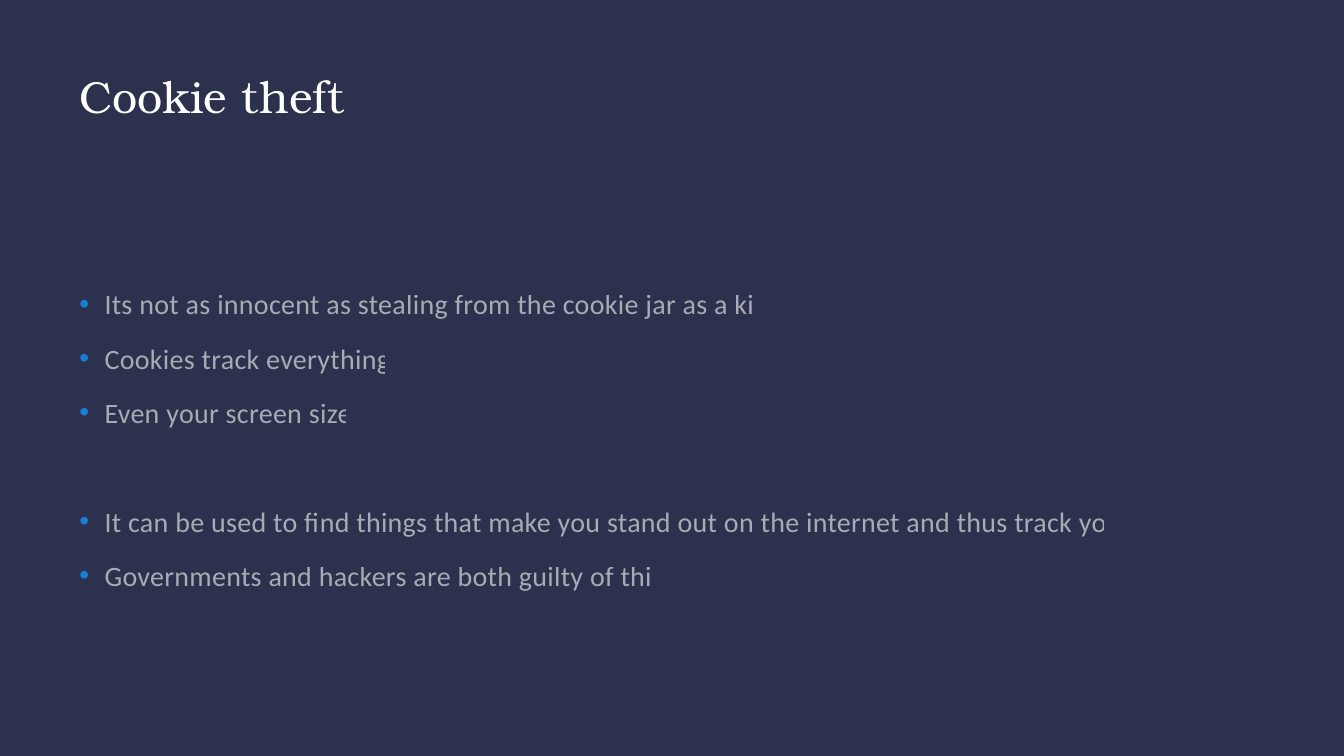
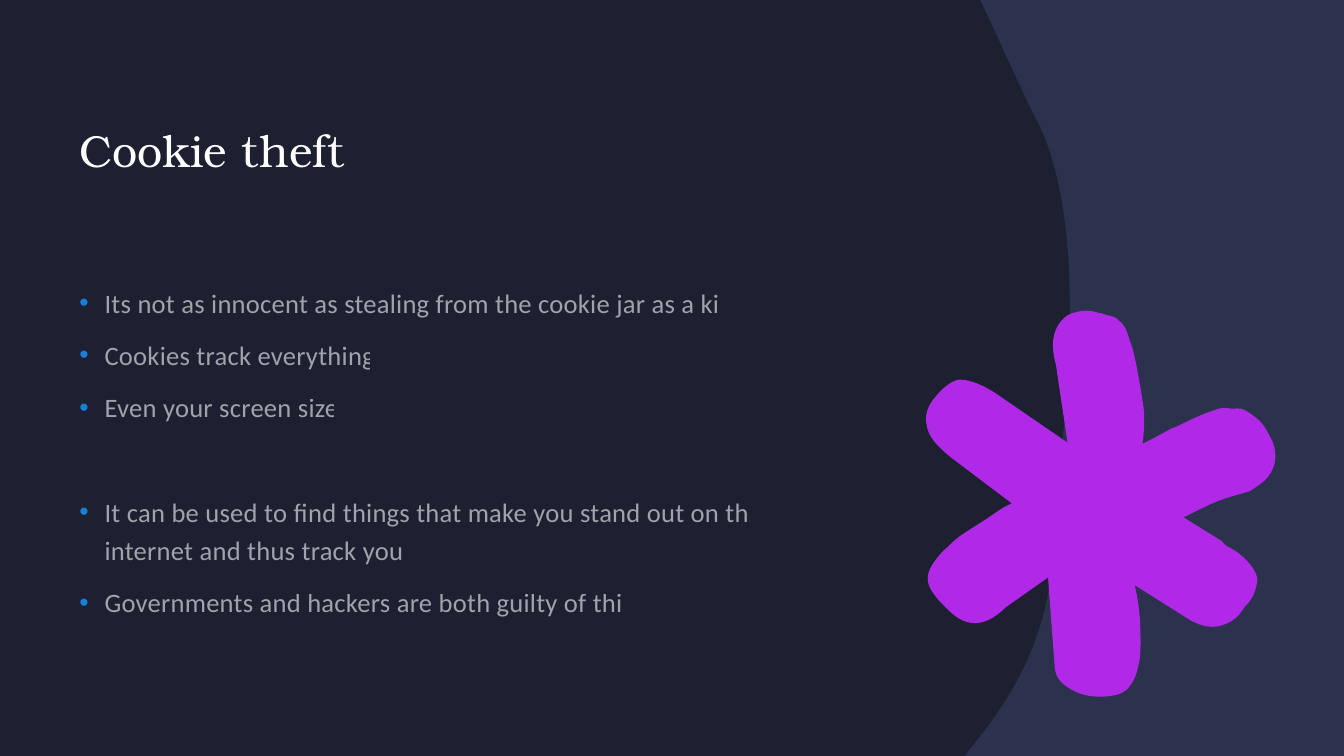
Before and after one commit to Arctic-64/codeclan_homework_JackTiberiusPatton, a slide deck: slide 7 of week_03/day_4/slides_data_presentation.pptx. Drawn at 1344x756 pixels with LibreOffice and Linux fonts; fonts in the diff are those of the drawing. Boxes give left, top, right and bottom in pixels: in the first picture for what was removed or moved away, otherwise in the second. Text is boxed around its words. In the diff, an @@ line names an element or a change of style, - is before the commit and + after.

```diff
--- a/week_03/day_4/slides_data_presentation.pptx
+++ b/week_03/day_4/slides_data_presentation.pptx
@@ rectangle removed at (x1=0, y1=0, x2=1344, y2=756) @@
@@ rectangle added at (x1=0, y1=0, x2=1344, y2=756), fill #2C324D @@
@@ freeform shape added at (x1=0, y1=0, x2=1070, y2=756), fill #1C2031 @@
@@ title "Cookie theft" at (x1=79, y1=134, x2=345, y2=168): vertical alignment top to middle @@
@@ text "Its not as innocent as ..." at (x1=105, y1=294, x2=762, y2=617): size 20 to 19 pt @@
@@ freeform shape added at (x1=900, y1=290, x2=1303, y2=716), fill #AF29E7 @@
```
Also in this commit, not shown: 5 other slides changed.
